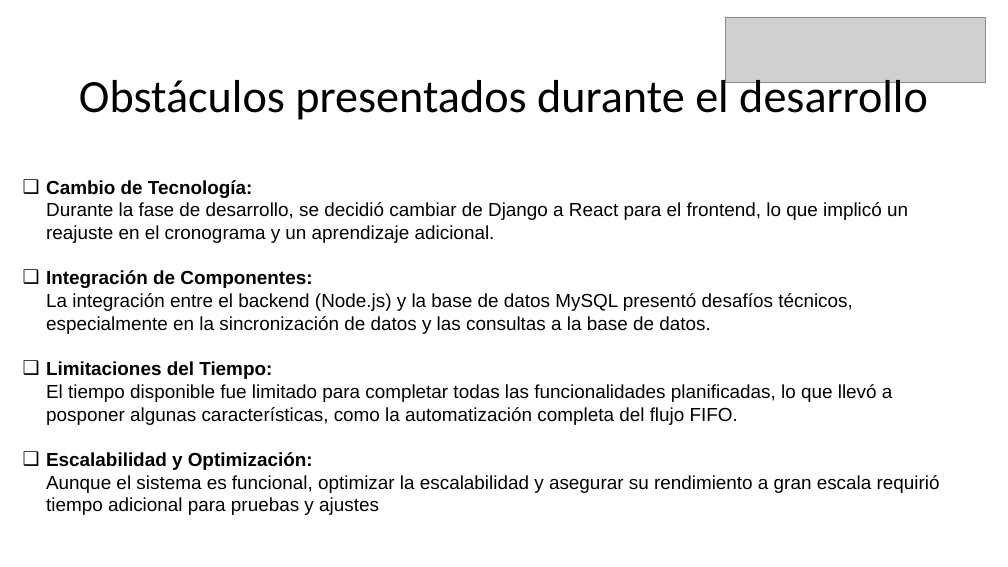
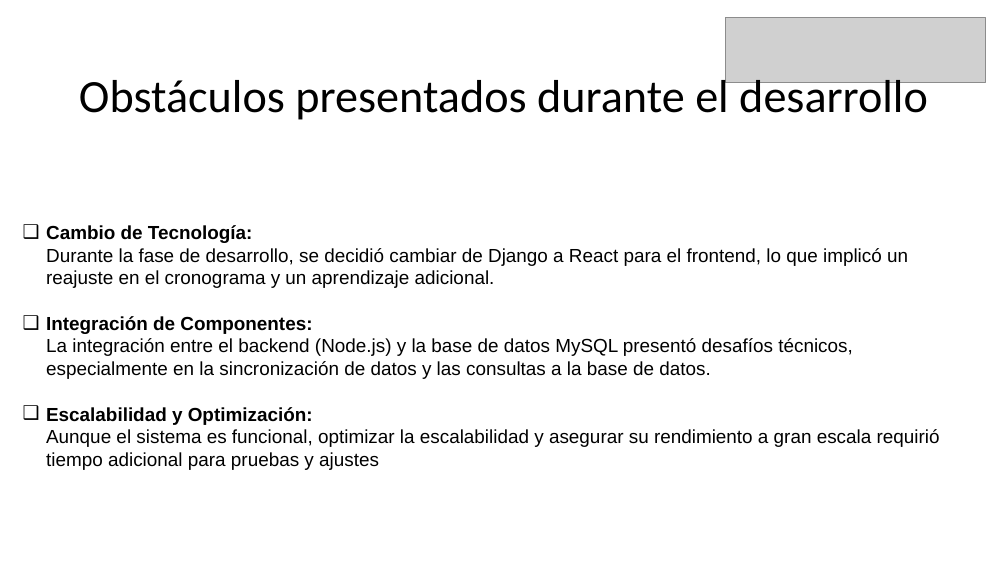
Before and after one commit to Handrix0081/InventarioAutomatizado, a slide deck: slide 14 of Fase 3/Evidencias Grupales/Presentación final (1.0).pptx (slide 13 before the commit). Drawn at 1008x567 pixels with LibreOffice and Linux fonts; fonts in the diff are those of the drawing; grey boxes stand for pictures. Boxes give left, top, right and bottom in pixels: in the first picture for what was removed or moved away, otherwise in the second. Text is boxed around its words. In the diff, an @@ line names an element or a change of style, - is before the commit and + after.

```diff
--- a/Fase 3/Evidencias Grupales/Presentación final (1.0).pptx
+++ b/Fase 3/Evidencias Grupales/Presentación final (1.0).pptx
@@ text "Cambio de Tecnología: Durante la ...": place and size @@
-text "Cambio de Tecnología: Durante la ..." at (46, 180, 940, 515)
+text "Cambio de Tecnología: Durante la ..." at (46, 225, 940, 470)
@@ text at (46, 361, 893, 425): paragraph removed @@
-❑ Limitaciones del Tiempo:
-  El tiempo disponible fue limitado para completar todas las funcionalidades planificadas, lo que llevó a posponer algunas características, como la automatización completa del flujo FIFO.
```
Also in this commit, not shown: 4 other slides changed, 1 slide added.
